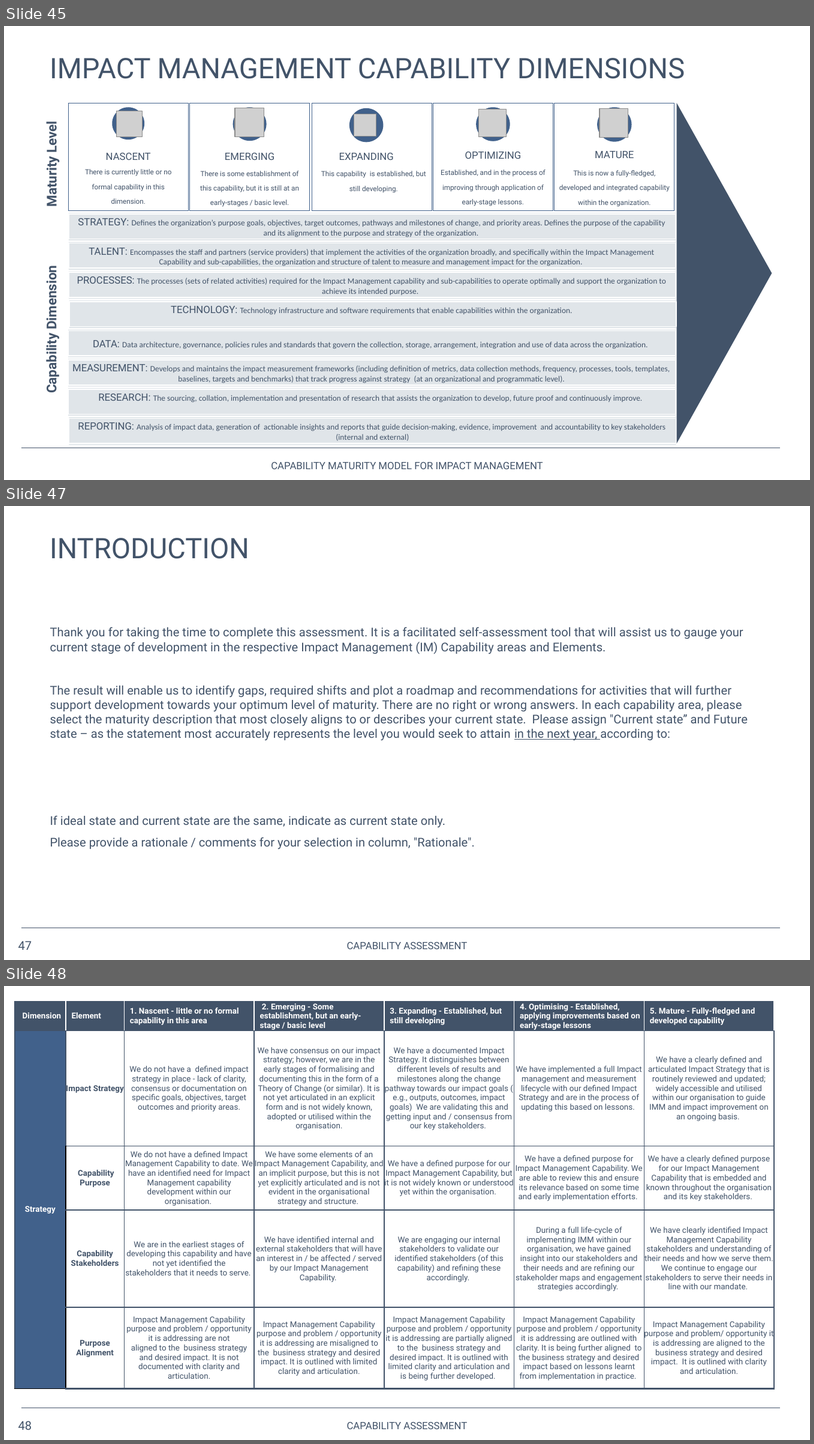
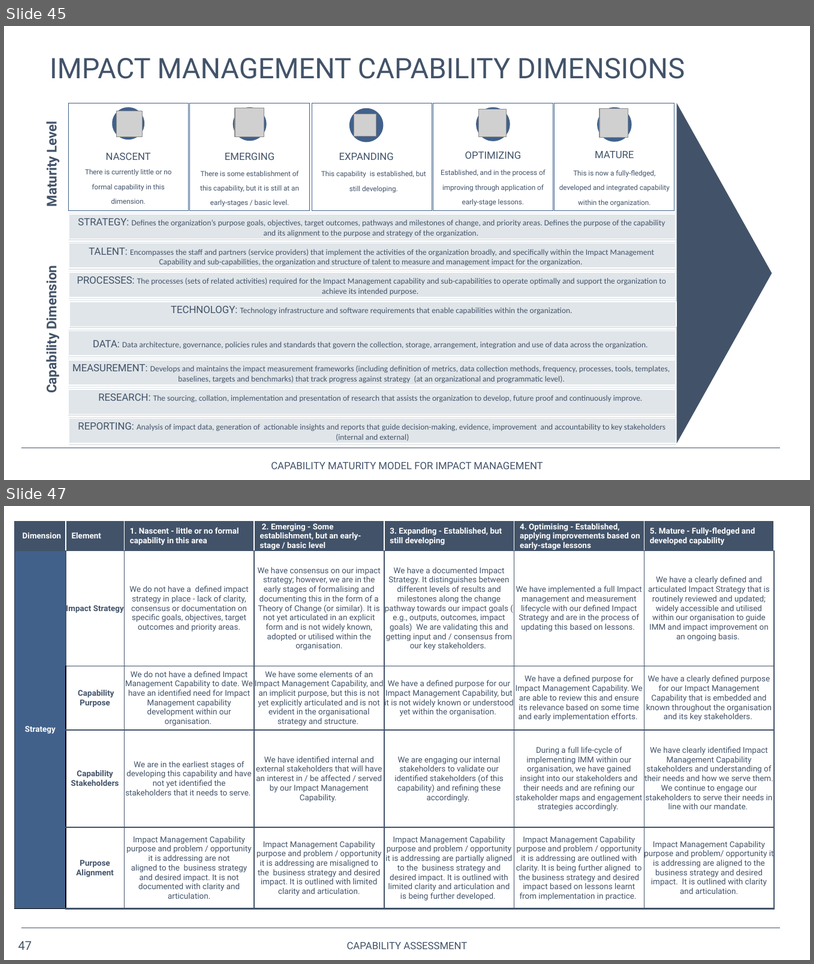
Before and after one commit to opus-meum/power-automate, a slide deck: Capability Assessment Report.pptx. Shown one above the other, each under a label of ours: slides 45, 47 and 48 before the commit, slides 45 and 47 after it; the slides between them are not shown. The pictures are 814x1444 and 814x964 pixels, drawn with LibreOffice and Linux fonts; fonts in the diff are those of the drawing; grey boxes stand for pictures; background and template pictures are left out. Boxes give left, top, right and bottom in pixels: in the first picture for what was removed or moved away, otherwise in the second. Text is boxed around its words. In the diff, an @@ line names an element or a change of style, - is before the commit and + after.

```diff
--- a/Capability Assessment Report.pptx
+++ b/Capability Assessment Report.pptx
@@ slide 47 removed at (4,506,810,960), background #FFFFFF; not listed: 1 template element that a slide beside it also shows @@
@@ title removed at (50,538,249,559) @@
-INTRODUCTION
@@ text removed at (50,627,748,849) @@
-Thank you for taking the time to complete this assessment. It is a facilitated self-assessment tool that will assist us to gauge your current stage of development in the respective Impact Management (IM) Capability areas and Elements.
-The result will enable us to identify gaps, required shifts and plot a roadmap and recommendations for activities that will further support development towards your optimum level of maturity. There are no right or wrong answers. In each capability area, please select the maturity description that most closely aligns to or describes your current state. Please assign "Current state” and Future state – as the statement most accurately represents the level you would seek to attain in the next year, according to:
-If ideal state and current state are the same, indicate as current state only.
-Please provide a rationale / comments for your selection in column, "Rationale".
@@ page number removed at (18,940,32,949) @@
-47
@@ text removed at (347,942,467,949) @@
-CAPABILITY ASSESSMENT
@@ what was slide 48 is now slide 47 @@
@@ page number at (18,940,32,949): text changed @@
-48
+47
```
Also in this commit, not shown: 2 slides changed, 6 slides added, 1 other slide removed, 17 other files.
